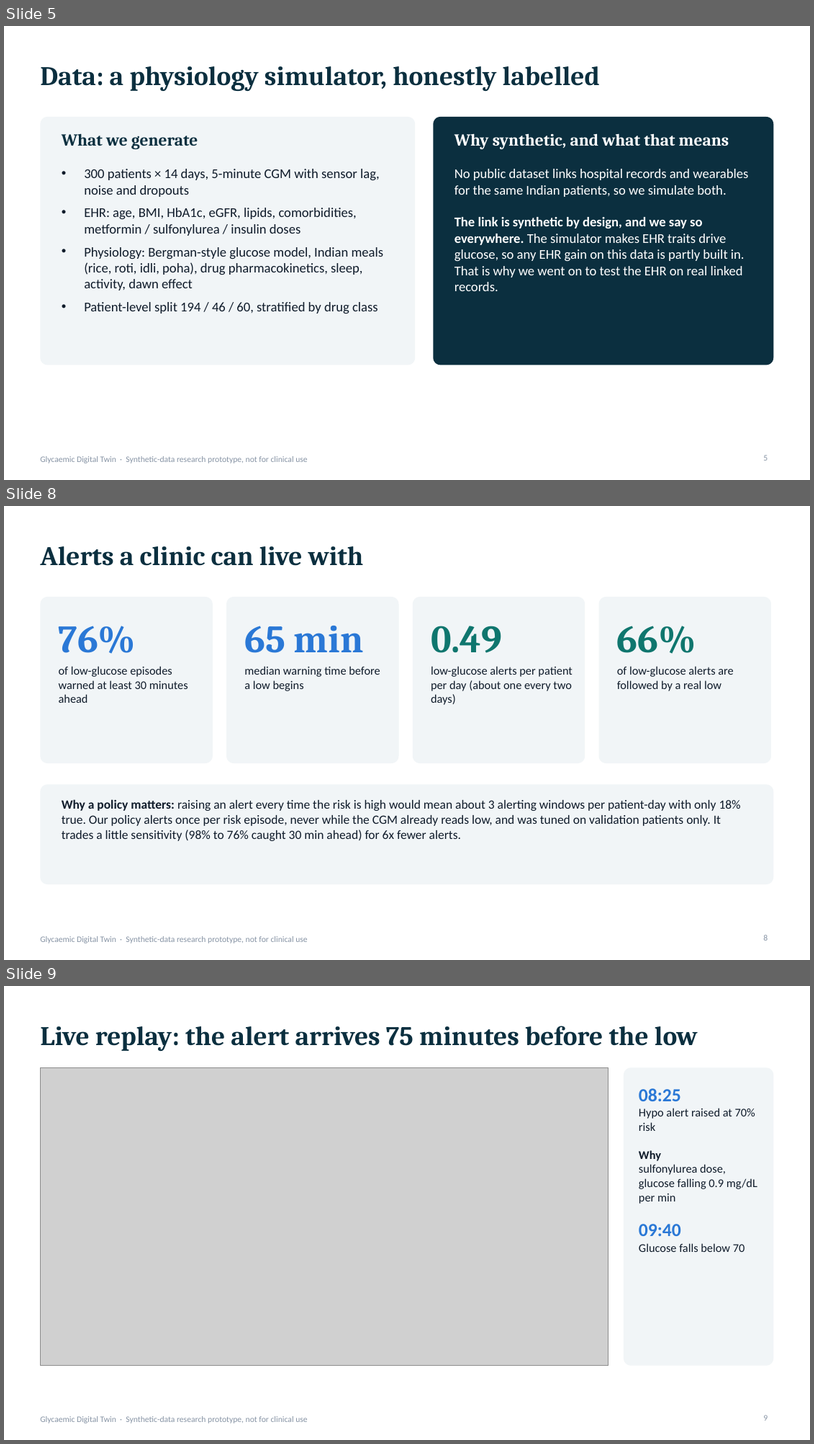
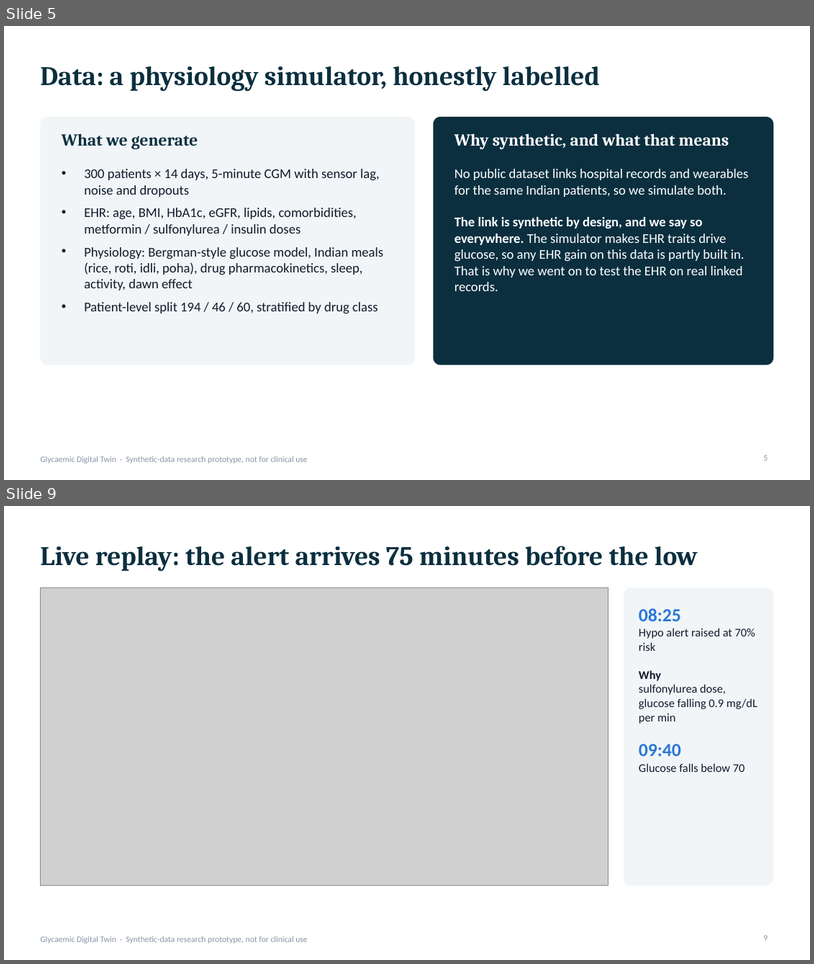
Before and after one commit to AkhileshNalla11/Sync-and-Predict_BITSoM, a slide deck: docs/presentation.pptx. Shown one above the other, each under a label of ours: slides 5, 8 and 9 before the commit, slides 5 and 9 after it; the slides between them are not shown. The pictures are 814x1444 and 814x964 pixels, drawn with LibreOffice and Linux fonts; fonts in the diff are those of the drawing; grey boxes stand for pictures. Boxes give left, top, right and bottom in pixels: in the first picture for what was removed or moved away, otherwise in the second. Text is boxed around its words. In the diff, an @@ line names an element or a change of style, - is before the commit and + after.

```diff
--- a/docs/presentation.pptx
+++ b/docs/presentation.pptx
@@ slide 8 removed at box(4, 506, 810, 960), background #FFFFFF; not listed: 1 template element that a slide beside it also shows @@
@@ title removed at box(40, 546, 364, 566) @@
-Alerts a clinic can live with
@@ rounded rectangle removed at box(40, 597, 213, 763) @@
@@ rounded rectangle removed at box(226, 597, 399, 763) @@
@@ rounded rectangle removed at box(413, 597, 585, 763) @@
@@ rounded rectangle removed at box(599, 597, 772, 763) @@
@@ text removed at box(59, 626, 136, 654) @@
-76%
@@ text removed at box(244, 626, 364, 653) @@
-65 min
@@ text removed at box(431, 626, 502, 653) @@
-0.49
@@ text removed at box(617, 626, 697, 654) @@
-66%
@@ text removed at box(59, 666, 188, 703) @@
-of low-glucose episodes warned at least 30 minutes ahead
@@ text removed at box(244, 666, 380, 691) @@
-median warning time before a low begins
@@ text removed at box(431, 666, 572, 705) @@
-low-glucose alerts per patient per day (about one every two days)
@@ text removed at box(617, 666, 733, 691) @@
-of low-glucose alerts are followed by a real low
@@ rounded rectangle removed at box(40, 784, 774, 884) @@
@@ text removed at box(62, 799, 741, 841) @@
-Why a policy matters: raising an alert every time the risk is high would mean about 3 alerting windows per patient-day with only 18% true. Our policy alerts once per risk episode, never while the CGM already reads low, and was tuned on validation patients only. It trades a little sensitivity (98% to 76% caught 30 min ahead) for 6x fewer alerts.
@@ page number removed at box(764, 934, 768, 940) @@
-8
```
Also in this commit, not shown: 3 slides changed, 1 slide added, 19 other files.
